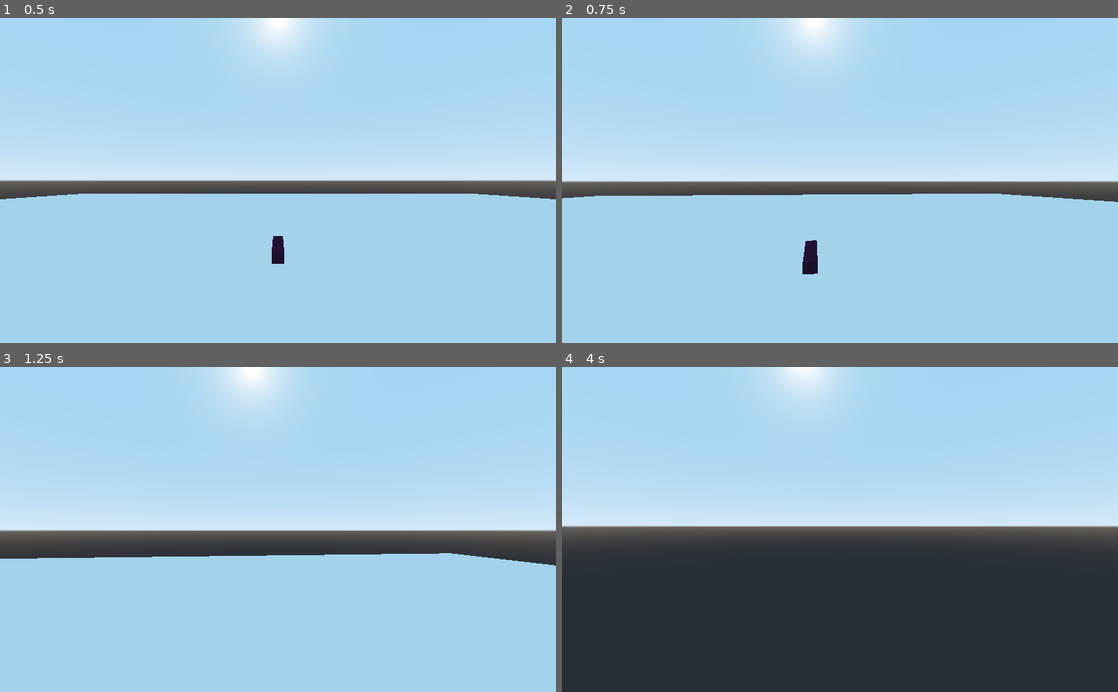
Above: before the commit, frames 1-4 (two rows, left to right).
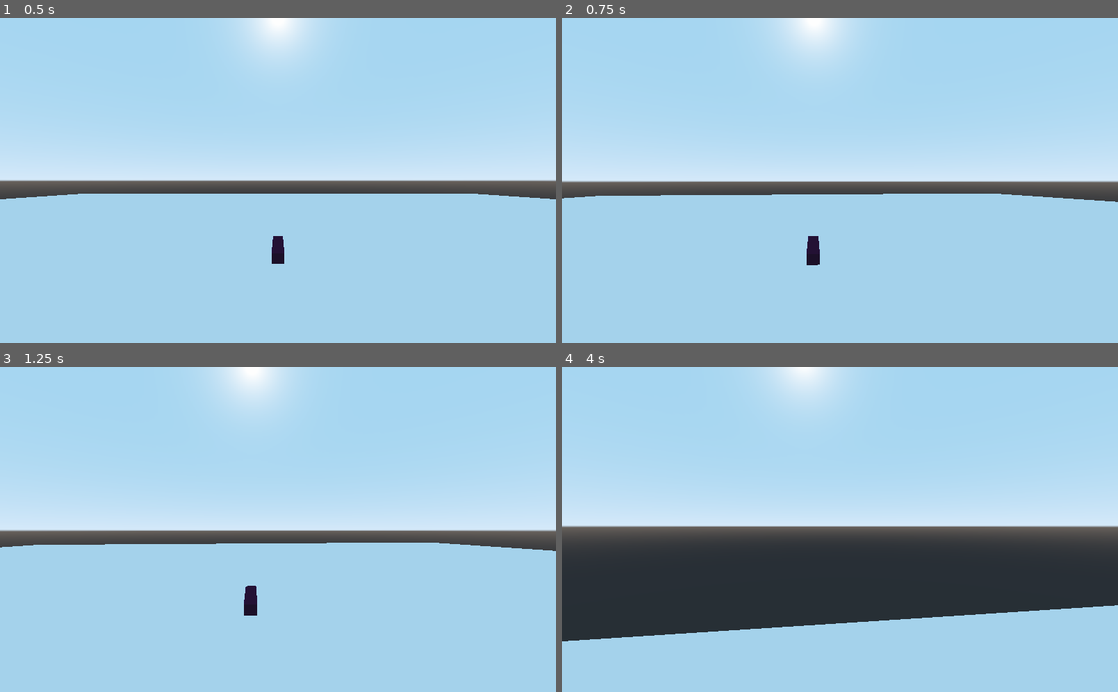
Above: after the commit, the same moments.

Repository: GE-Community/Ataxia
Game: Godot game, scene res://junk.tscn
Two runs of this game, one before a commit and one after it. Both use one fixed random seed, a clock stepped at 60 frames per second and the inputs below. The engine's default icon, where the game draws it, is replaced by a stand-in: a white triangle on a blue panel in a dark square.
Inputs (mouse positions are in pixels of both pictures, inside the frame that each line leads up to):
- Up to frame 1 (0.5 s): no input
- Up to frame 2 (0.75 s): move the mouse to (867, 180) at 0.52 s; hold W (move_forward) from 0.53 s (still down); hold Right mouse button (aim, bound only after the commit) from 0.53 s (still down)
- Up to frame 3 (1.25 s): keep holding W (move_forward); keep holding Right mouse button (aim, bound only after the commit); tap Space (jump) at 0.77 s; click (305, 529) at 0.8 s
- Up to frame 4 (4 s): keep holding W (move_forward); move the mouse to (812, 529) at 1.27 s; release Right mouse button (aim, bound only after the commit) at 1.28 s; click (812, 529) at 1.35 s; tap Space (jump) at 1.52, 3.02, 3.77 s; right-click (812, 529) at 1.55 s; move the mouse to (851, 523) at 2.02 s; tap Q (drop) at 2.1 s; click (851, 523) at 2.3 s; move the mouse to (834, 536) at 2.77 s; tap E (interact) at 2.85 s; right-click (834, 536) at 3.05 s; move the mouse to (878, 532) at 3.52 s; hold Shift (run) from 3.53 s (still down); click (878, 532) at 3.8 s

Frame 1 is identical in both runs. In frame 2, 0.2% of the frame differs, in the area x 0-100%, y 54-79%; in frame 3, 4.0%; in frame 4, 21%, in the area x 0-100%, y 73-100%.

Commit message:
fixed input settings

Diff:
--- a/project.godot
+++ b/project.godot
@@ -78,6 +78,16 @@
 "events": [ Object(InputEventKey,"resource_local_to_scene":false,"resource_name":"","device":0,"alt":false,"shift":false,"control":false,"meta":false,"command":false,"pressed":false,"scancode":81,"unicode":0,"echo":false,"script":null)
  ]
 }
+shoot={
+"deadzone": 0.5,
+"events": [ Object(InputEventMouseButton,"resource_local_to_scene":false,"resource_name":"","device":0,"alt":false,"shift":false,"control":false,"meta":false,"command":false,"button_mask":0,"position":Vector2( 0, 0 ),"global_position":Vector2( 0, 0 ),"factor":1.0,"button_index":1,"pressed":false,"doubleclick":false,"script":null)
+ ]
+}
+aim={
+"deadzone": 0.5,
+"events": [ Object(InputEventMouseButton,"resource_local_to_scene":false,"resource_name":"","device":0,"alt":false,"shift":false,"control":false,"meta":false,"command":false,"button_mask":0,"position":Vector2( 0, 0 ),"global_position":Vector2( 0, 0 ),"factor":1.0,"button_index":2,"pressed":false,"doubleclick":false,"script":null)
+ ]
+}
 
 [physics]
 
